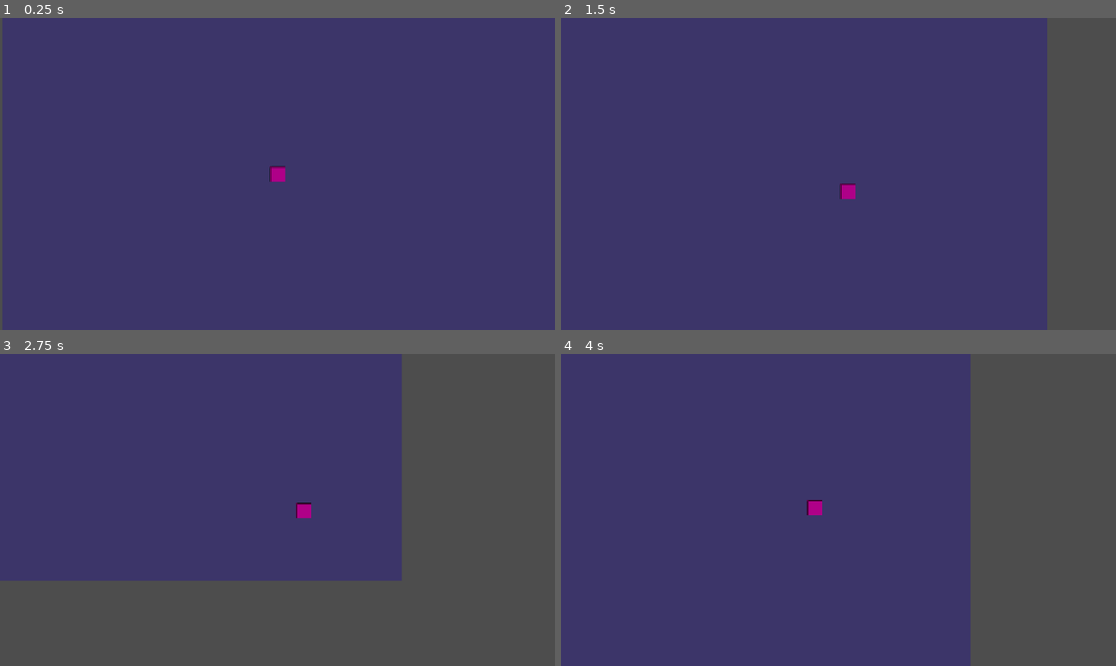
Above: before the commit, frames 1-4 (two rows, left to right).
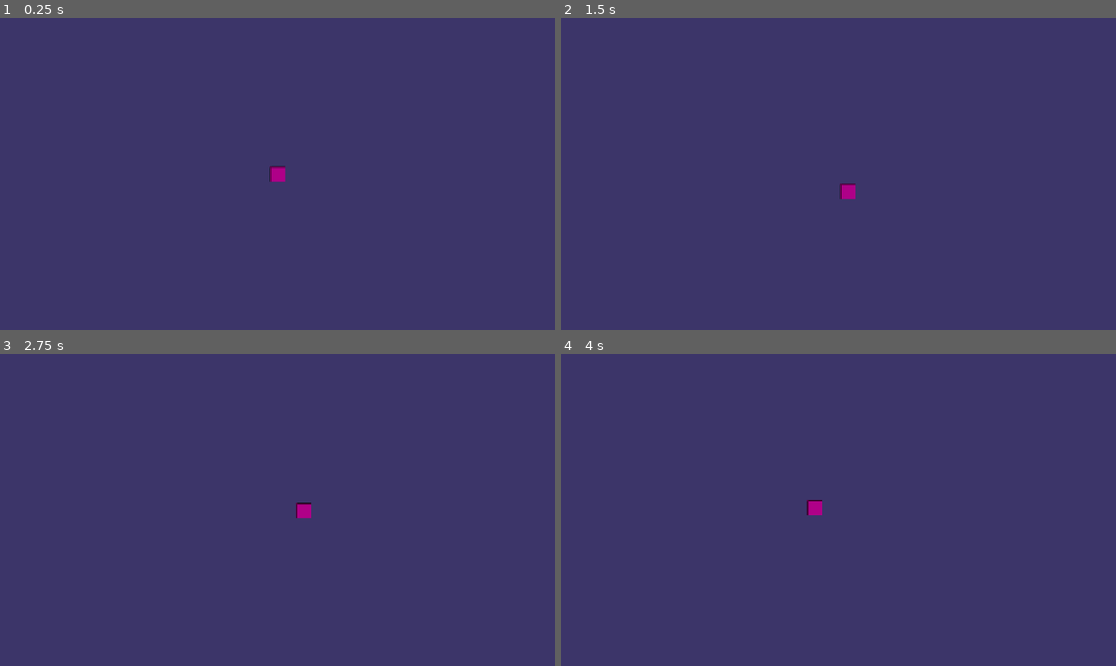
Above: after the commit, the same moments.

Repository: ekateryna18/yersinia-the-great-mortality
Game: Godot game, scene res://scenes/main.tscn
Two runs of this game, one before a commit and one after it. Both use one fixed random seed, a clock stepped at 60 frames per second and the inputs below.
Inputs:
- Up to frame 1 (0.25 s): no input
- Up to frame 2 (1.5 s): tap Enter at 0.5 s; hold Right (ui_right) 0.53-1.28 s; hold Down (ui_down) from 1.28 s (still down)
- Up to frame 3 (2.75 s): release Down (ui_down) at 2.03 s; hold Right (ui_right) from 2.03 s (still down)
- Up to frame 4 (4 s): release Right (ui_right) at 2.78 s; hold Up (ui_up) 2.78-3.53 s; hold Left (ui_left) from 3.53 s (still down)

The runs differ from the first frame. In frame 1, 0.4% of the frame differs, in the area x 0-1%, y 0-100%; in frame 2, 12%; in frame 3, 47%, in the area x 0-100%, y 0-100%; in frame 4, 26%.

Commit message:
added borders

Diff:
--- a/project.godot
+++ b/project.godot
@@ -14,3 +14,11 @@
 run/main_scene="uid://bfa4kbt5hp61j"
 config/features=PackedStringArray("4.6", "Forward Plus")
 config/icon="res://icon.svg"
+
+[autoload]
+
+GameManager="*res://scripts/gameplay/game_manager.gd"
+
+[rendering]
+
+renderer/rendering_method="mobile"
--- a/scenes/main.tscn
+++ b/scenes/main.tscn
@@ -5,10 +5,10 @@
 [node name="Main" type="Node2D" unique_id=1400985472]
 
 [node name="ColorRect" type="ColorRect" parent="." unique_id=730980911]
-offset_left = -571.0
-offset_top = -331.0
-offset_right = 639.0
-offset_bottom = 371.0
+offset_left = -1000.0
+offset_top = -1000.0
+offset_right = 1000.0
+offset_bottom = 1000.0
 color = Color(0.23445827, 0.20607632, 0.41034162, 1)
 
 [node name="Player" parent="." unique_id=169526855 instance=ExtResource("1_o5qli")]
--- a/scenes/player/player.gd
+++ b/scenes/player/player.gd
@@ -24,6 +24,10 @@
 	# Déplacer le personnage
 	move_and_slide()
 
+	# Limiter à la map (optionnel)
+	if GameManager.is_within_bounds(global_position) == false:
+		global_position = GameManager.clamp_to_bounds(global_position)
+
 func take_damage(amount: float) -> void:
 	current_health -= amount
 	if current_health <= 0:
--- /dev/null
+++ b/scripts/gameplay/game_manager.gd
@@ -0,0 +1,28 @@
+extends Node
+
+# Singleton global pour gérer l'état du jeu
+
+# Limites de la map (ajuster selon ton ColorRect)
+# Si ColorRect à (-1000, -1000) avec taille (2000, 2000):
+const MAP_BOUNDS := Rect2(-1000, -1000, 2000, 2000)
+
+# Ou si tu veux des limites plus grandes:
+# const MAP_BOUNDS := Rect2(-2000, -2000, 4000, 4000)
+
+# État jour/nuit
+enum GamePhase { DAY, NIGHT }
+var current_phase: GamePhase = GamePhase.DAY
+var current_day: int = 1
+
+func _ready() -> void:
+	print("Game Manager initialized")
+	print("Map bounds: ", MAP_BOUNDS)
+
+func is_within_bounds(position: Vector2) -> bool:
+	return MAP_BOUNDS.has_point(position)
+
+func clamp_to_bounds(position: Vector2) -> Vector2:
+	return Vector2(
+		clamp(position.x, MAP_BOUNDS.position.x, MAP_BOUNDS.end.x),
+		clamp(position.y, MAP_BOUNDS.position.y, MAP_BOUNDS.end.y)
+	)
Not shown, added: scripts/gameplay/game_manager.gd.uid
